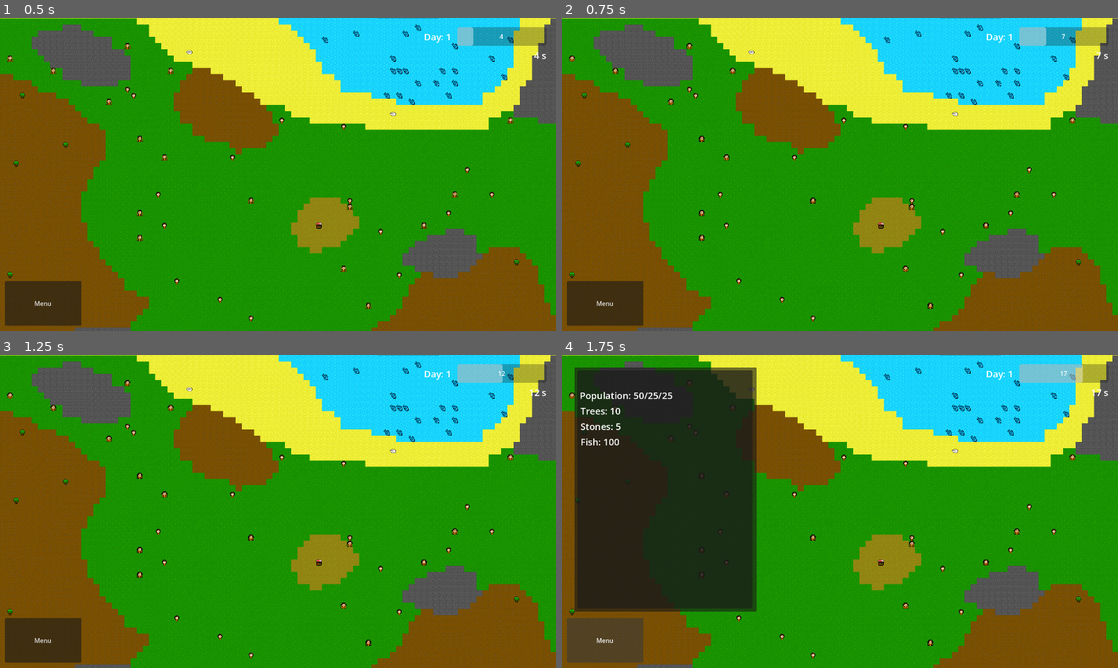
Above: before the commit, frames 1-4 (two rows, left to right).
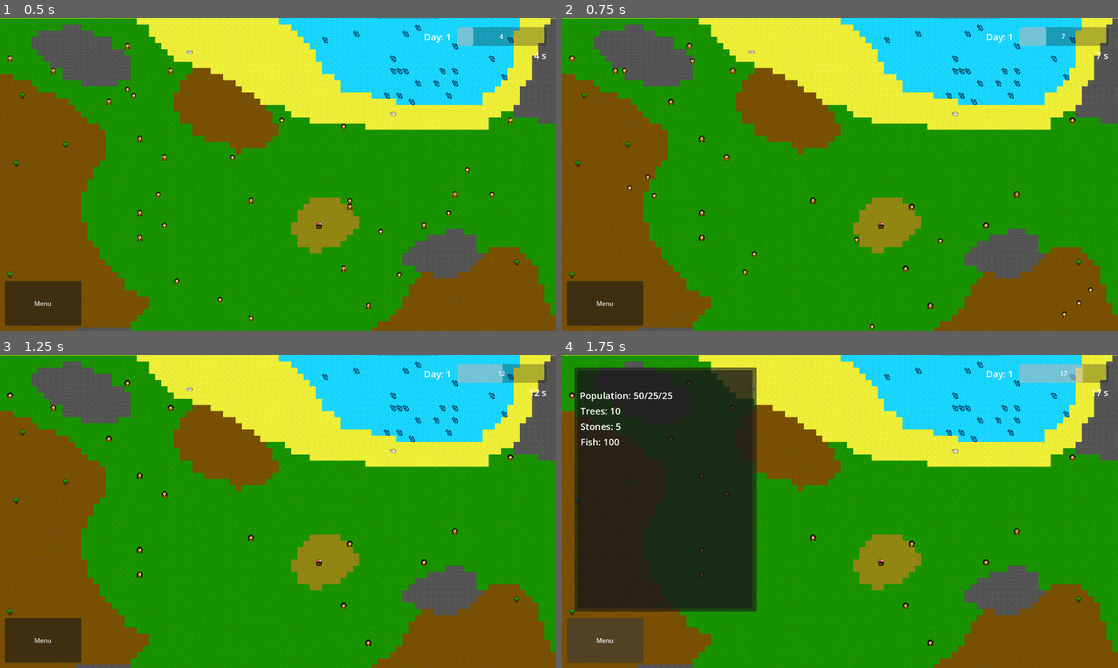
Above: after the commit, the same moments.

Repository: nookaeo/econ-village
Game: Godot game, scene res://scenes/core/world.tscn
Same seed, same stepped clock (60 frames per second), same inputs: the game is played once before the commit and once after it.
Inputs (mouse positions are in pixels of both pictures, inside the frame that each line leads up to):
- Up to frame 1 (0.5 s): no input
- Up to frame 2 (0.75 s): move the mouse to (962, 158) at 0.52 s; click (962, 158) at 0.67 s
- Up to frame 3 (1.25 s): no input
- Up to frame 4 (1.75 s): click "Menu" at 1.25 s

Frame 1 is identical in both runs. In frame 2, 0.4% of the frame differs, in the area x 10-96%, y 12-100%; in frame 3, 0.3%; in frame 4, 0.2%.
Error in both runs: Invalid access to property or key 'house_storage_size' on a base object of type 'Nil'. (res://scripts/entities/brain/extends/fishing.gd:6)

Commit message:
building: change house rule variable

Diff:
--- a/scripts/entities/buildings/houses/base_house.gd
+++ b/scripts/entities/buildings/houses/base_house.gd
@@ -13,8 +13,7 @@
 var house_tool_storage :Dictionary
 var build_time :float = 0
 var house_weight :float = 0.0
-var role_rules :Dictionary
-var storage_rule :Dictionary
+var rule :Dictionary
 
 func _ready() -> void:
 	CoreSignal.day_pass.connect(func info() -> void:
